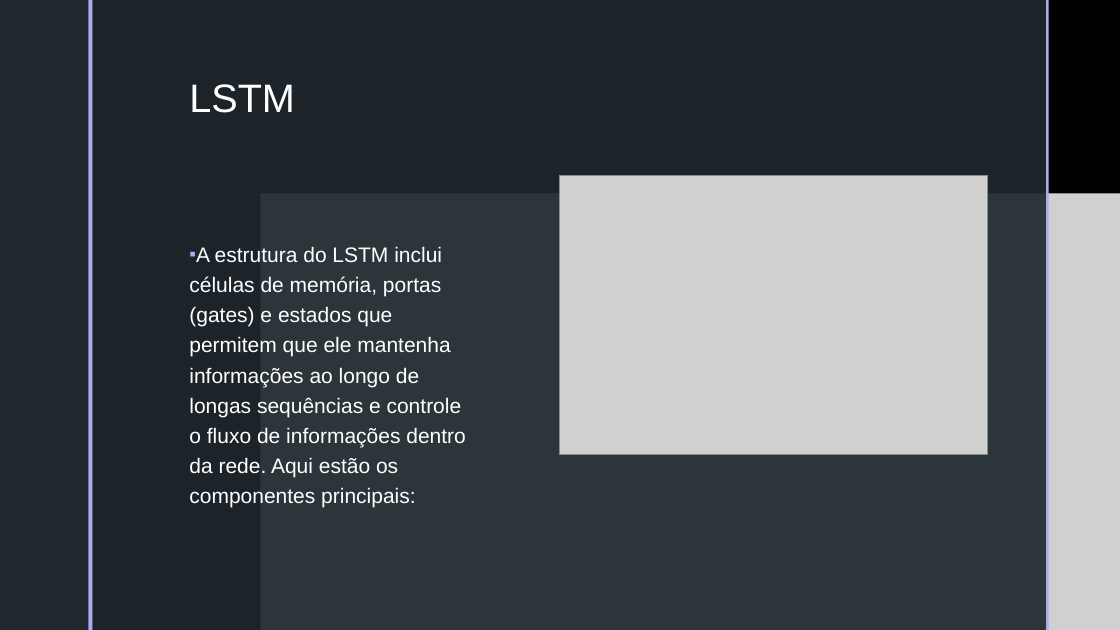
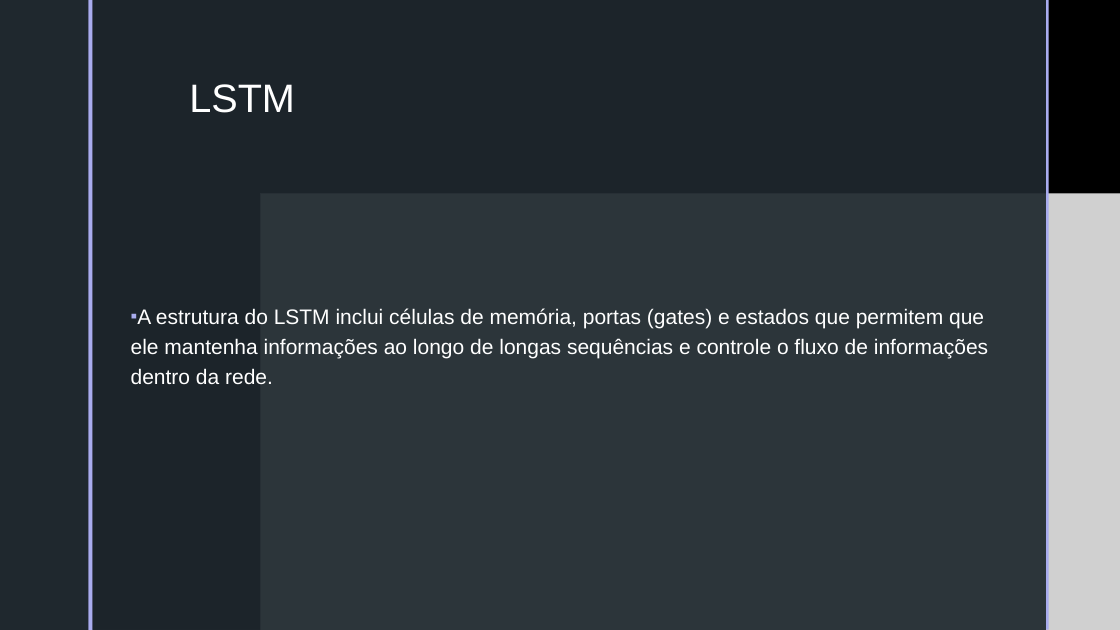
Before and after one commit to batestin1/coding_the_future_dio_prevendo_acoes_com_redes_neurais, a slide deck: slide 31 of materiais/redes_neurais_dio.pptx. Drawn at 1120x630 pixels with LibreOffice and Linux fonts; fonts in the diff are those of the drawing; grey boxes stand for pictures; background and template pictures are left out. Boxes give left, top, right and bottom in pixels: in the first picture for what was removed or moved away, otherwise in the second. Text is boxed around its words. In the diff, an @@ line names an element or a change of style, - is before the commit and + after.

```diff
--- a/materiais/redes_neurais_dio.pptx
+++ b/materiais/redes_neurais_dio.pptx
@@ picture removed at <box>560,176,988,455</box> @@
@@ text at <box>131,308,988,384</box>: text changed @@
-▪ A estrutura do LSTM inclui células de memória, portas (gates) e estados que permitem que ele mantenha informações ao longo de longas sequências e controle o fluxo de informações dentro da rede. Aqui estão os componentes principais:
+▪ A estrutura do LSTM inclui células de memória, portas (gates) e estados que permitem que ele mantenha informações ao longo de longas sequências e controle o fluxo de informações dentro da rede.
```
Also in this commit, not shown: 1 other slide changed, 2 other files.
